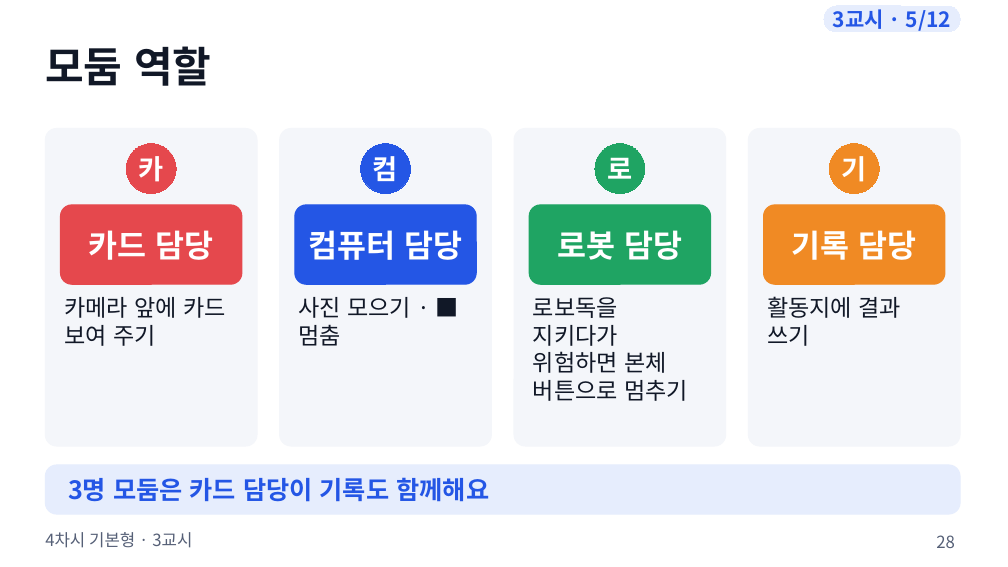
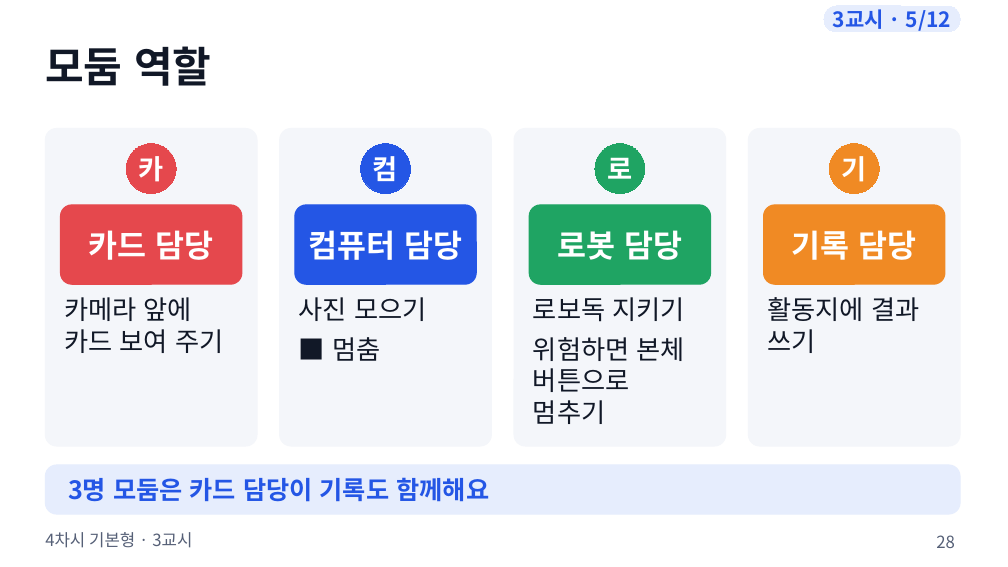
Before and after one commit to boundaryx01-uniquelife/microbit, a slide deck: slide 28 of bridge/docs/materials/4차시_기본형/4차시_수업슬라이드.pptx. Drawn at 1008x567 pixels with LibreOffice and Linux fonts; fonts in the diff are those of the drawing. Boxes give left, top, right and bottom in pixels: in the first picture for what was removed or moved away, otherwise in the second. Text is boxed around its words. In the diff, an @@ line names an element or a change of style, - is before the commit and + after.

```diff
--- a/bridge/docs/materials/4차시_기본형/4차시_수업슬라이드.pptx
+++ b/bridge/docs/materials/4차시_기본형/4차시_수업슬라이드.pptx
@@ text "카메라 앞에 카드 보여 주기" at (x1=64, y1=297, x2=223, y2=353): size 22 to 25 pt @@
@@ text at (x1=299, y1=297, x2=426, y2=361): text changed; size 22 to 25 pt @@
-사진 모으기 · ■ 멈춤
+사진 모으기
+■ 멈춤
@@ text at (x1=533, y1=297, x2=685, y2=424): text changed; size 22 to 25 pt @@
-로보독을 지키다가 위험하면 본체 버튼으로 멈추기
+로보독 지키기
+위험하면 본체 버튼으로 멈추기
@@ text "활동지에 결과 쓰기" at (x1=767, y1=297, x2=919, y2=353): size 22 to 25 pt @@
```
Also in this commit, not shown: 4 other slides changed, 12 other files.
